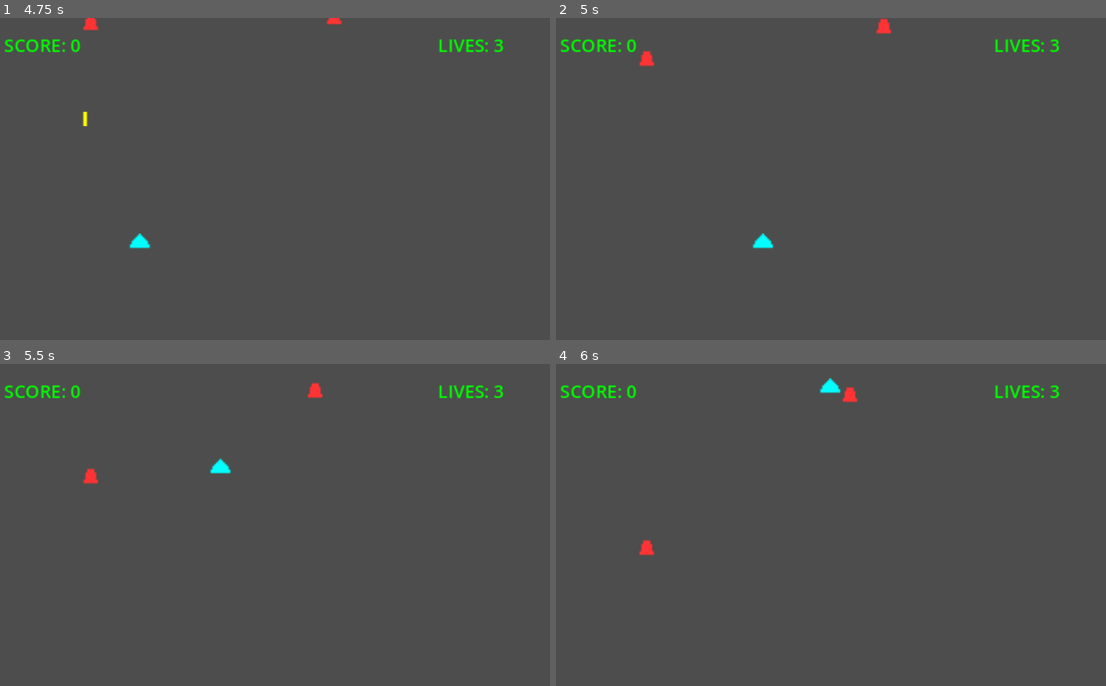
Above: before the commit, frames 1-4 (two rows, left to right).
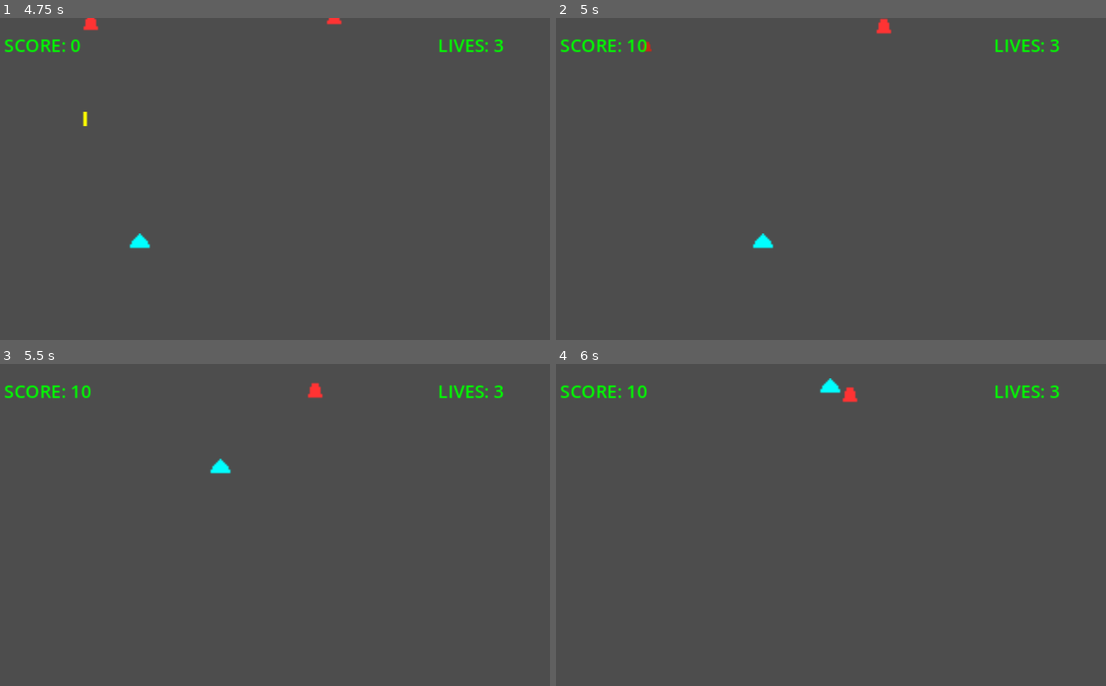
Above: after the commit, the same moments.

Repository: sotw/GoBuyPandaChronicle_Chapter1
Game: Godot game, scene res://main.tscn
The game is run twice, just before and just after one commit, with the same random seed, the same clock (stepped at 60 frames per second) and the same inputs.
Inputs:
- Up to frame 1 (4.75 s): tap Space at 0.5, 0.77, 1.52, 2, 3.02, 3.77, 4.52 s; hold Up 0.53-2.03 s; hold Left 2.03-3.53 s; tap Enter at 3.5 s; hold Down 3.53-4.28 s; hold Right from 4.28 s (still down)
- Up to frame 2 (5 s): keep holding Right
- Up to frame 3 (5.5 s): release Right at 5.03 s; hold Up from 5.03 s (still down)
- Up to frame 4 (6 s): release Up at 5.78 s; hold Right from 5.78 s (still down)

Frame 1 is identical in both runs. In frame 2, 0.2% of the frame differs, in the area x 12-18%, y 6-16%; in frame 3, 0.2%; in frame 4, 0.2%.

Commit message:
Fix collision using get_overlapping_areas

Diff:
--- a/enemy.gd
+++ b/enemy.gd
@@ -28,6 +28,15 @@
 	if position.y > screen_size.y + 20:
 		queue_free()
 
+	check_collisions()
+
+func check_collisions():
+	for area in get_overlapping_areas():
+		if area.is_in_group("player_bullets"):
+			get_parent()._on_enemy_hit(position, area, type)
+			queue_free()
+			return
+
 func set_type(new_type):
 	type = new_type
 	match type:
--- a/main.gd
+++ b/main.gd
@@ -88,23 +88,18 @@
 		enemy.set_type(2)
 
 	enemy.add_to_group("enemies")
-	enemy.area_entered.connect(_on_enemy_area_entered)
 	add_child(enemy)
 
-func _on_enemy_area_entered(area):
-	if area.is_in_group("player_bullets"):
-		var enemy = area.get_parent()
-		if enemy.is_in_group("enemies"):
-			var explosion = explosion_scene.instantiate()
-			explosion.position = enemy.position
-			add_child(explosion)
-			match enemy.type:
-				0: score += 10
-				1: score += 25
-				2: score += 50
-			enemy.queue_free()
-			area.queue_free()
-			$CanvasLayer/HUD.update_score(score)
+func _on_enemy_hit(enemy_pos, bullet, enemy_type):
+	var explosion = explosion_scene.instantiate()
+	explosion.position = enemy_pos
+	add_child(explosion)
+	match enemy_type:
+		0: score += 10
+		1: score += 25
+		2: score += 50
+	bullet.queue_free()
+	$CanvasLayer/HUD.update_score(score)
 
 func _on_player_hit():
 	lives -= 1
